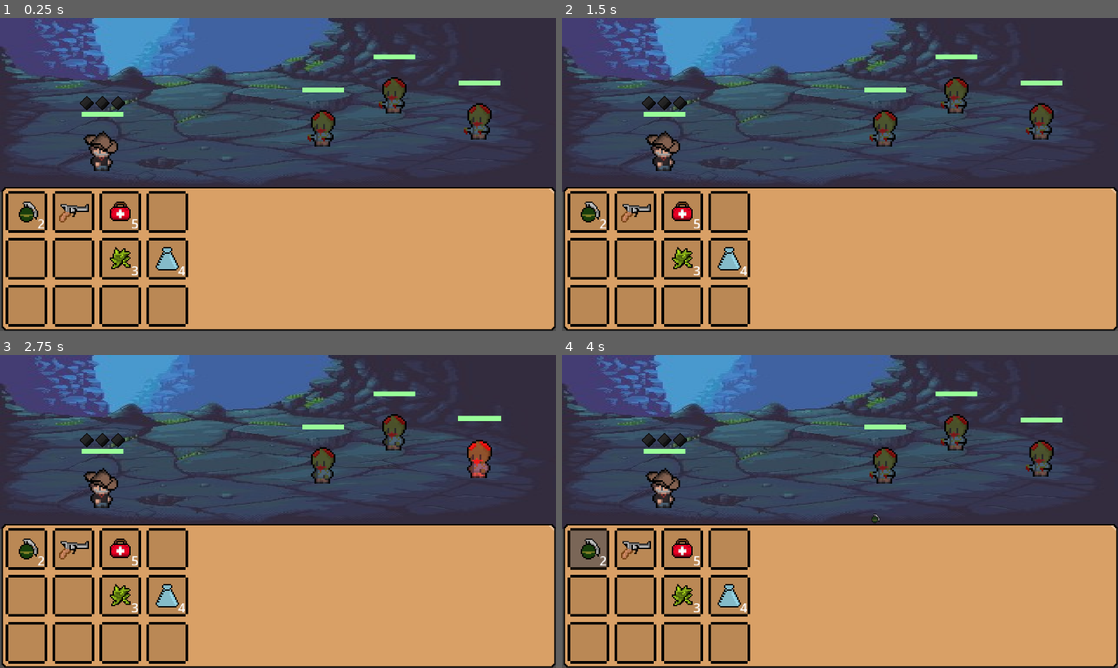
Above: before the commit, frames 1-4 (two rows, left to right).
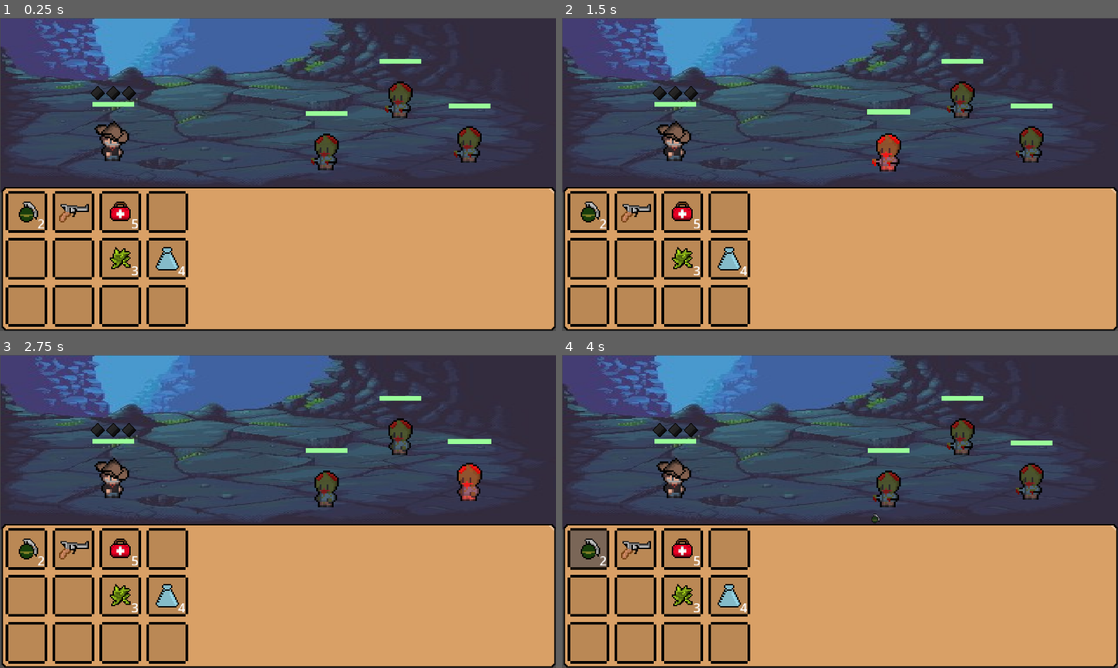
Above: after the commit, the same moments.

Repository: BernardoFioreze/DeadAgain
Game: Godot game, scene res://Scenes/Main.tscn
Two runs of this game, one before a commit and one after it. Both use one fixed random seed, a clock stepped at 60 frames per second and the inputs below.
Inputs (mouse positions are in pixels of both pictures, inside the frame that each line leads up to):
- Up to frame 1 (0.25 s): no input
- Up to frame 2 (1.5 s): drag from (662, 143) to (895, 105) at 0.52 s; tap Enter at 1.25 s; drag from (956, 86) to (812, 237) at 1.27 s
- Up to frame 3 (2.75 s): tap Space at 2 s; move the mouse to (478, 448) at 2.02 s; hold Ctrl from 2.03 s (still down); click (478, 448) at 2.17 s
- Up to frame 4 (4 s): release Ctrl at 2.75 s; tap Enter at 2.75 s; drag from (884, 455) to (673, 464) at 2.77 s; drag from (589, 549) to (867, 511) at 3.52 s

The runs differ from the first frame. In frame 1, 4.6% of the frame differs, in the area x 0-90%, y 0-51%; in frame 2, 4.7%; in frame 3, 4.6%; in frame 4, 4.6%.

Commit message:
Ajustada visualização nas cenas dos quartos

Diff:
--- a/Scenes/Rick.tscn
+++ b/Scenes/Rick.tscn
@@ -11,6 +11,7 @@
 height = 34.0
 
 [node name="Rick" type="CharacterBody2D"]
+scale = Vector2(4, 4)
 input_pickable = true
 script = ExtResource("1_dbut8")
 inventory = ExtResource("2_ncwlk")
--- a/Scenes/Rooms/Room1.tscn
+++ b/Scenes/Rooms/Room1.tscn
@@ -11,29 +11,26 @@
 next_room_path = "res://Scenes/Rooms/Room2.tscn"
 
 [node name="TextureRect" type="TextureRect" parent="."]
-offset_left = -160.0
-offset_top = -90.0
-offset_right = 160.0
-offset_bottom = 10.0
+offset_left = 1.0
+offset_top = 1.0
+offset_right = 1281.0
+offset_bottom = 401.0
 texture = ExtResource("2_fo1vw")
 expand_mode = 1
 metadata/_edit_use_anchors_ = true
 
 [node name="Rick" parent="." groups=["Character"] instance=ExtResource("3_j3utp")]
 z_index = 1
-position = Vector2(-101, -18)
+position = Vector2(261, 265)
 
 [node name="Zombie" parent="." instance=ExtResource("4_kdje2")]
 z_index = 1
-position = Vector2(67, -51)
+position = Vector2(922, 166)
 
 [node name="Zombie3" parent="." instance=ExtResource("4_kdje2")]
-position = Vector2(116, -36)
+position = Vector2(1081, 269)
 
 [node name="Zombie2" parent="." instance=ExtResource("4_kdje2")]
-position = Vector2(26, -32)
-
-[node name="Camera2D" type="Camera2D" parent="."]
-zoom = Vector2(4, 4)
+position = Vector2(752, 286)
 
 [node name="UI_Info" parent="." instance=ExtResource("5_4uh16")]
--- a/Scenes/Rooms/Room2.tscn
+++ b/Scenes/Rooms/Room2.tscn
@@ -11,23 +11,18 @@
 next_room_path = "res://Scenes/Rooms/Room1.tscn"
 
 [node name="TextureRect" type="TextureRect" parent="."]
-offset_left = -160.0
-offset_top = -90.0
-offset_right = 160.0
-offset_bottom = 10.0
+offset_right = 1280.0
+offset_bottom = 400.0
 texture = ExtResource("2_cuhup")
 expand_mode = 1
 
 [node name="Rick" parent="." groups=["Character"] instance=ExtResource("3_0lgib")]
-position = Vector2(-113, -26)
+position = Vector2(243, 237)
 
 [node name="Zombie" parent="." instance=ExtResource("4_ut3n5")]
-position = Vector2(21, -24)
+position = Vector2(839, 261)
 
 [node name="Zombie2" parent="." instance=ExtResource("4_ut3n5")]
-position = Vector2(110, -45)
-
-[node name="Camera2D" type="Camera2D" parent="."]
-zoom = Vector2(4, 4)
+position = Vector2(1088, 210)
 
 [node name="UI_Info" parent="." instance=ExtResource("5_7a7y1")]
--- a/Scenes/zombie.tscn
+++ b/Scenes/zombie.tscn
@@ -40,6 +40,7 @@
 height = 34.0
 
 [node name="Zombie" type="CharacterBody2D" groups=["Enemy", "zombies"]]
+scale = Vector2(4, 4)
 input_pickable = true
 script = ExtResource("1_n70j1")
 attack_force = 8
--- a/Scripts/rick.gd
+++ b/Scripts/rick.gd
@@ -65,11 +65,11 @@
 
 func _on_mouse_entered() -> void:
 	rick.modulate = Color(2,1,1,1)
-	scale = Vector2(1.05,1.05)
+	scale = Vector2(4.20,4.20)
 
 func _on_mouse_exited() -> void:
 	rick.modulate = Color(1,1,1,1)
-	scale = Vector2(1,1)
+	scale = Vector2(4,4)
 
 func collect(item):
 	inventory.insert(item)
--- a/Scripts/zombie.gd
+++ b/Scripts/zombie.gd
@@ -47,8 +47,8 @@
 
 func _on_mouse_entered() -> void:
 	zombie.modulate = Color(2,1,1,1)
-	scale = Vector2(1.05,1.05)
+	scale = Vector2(4.20,4.20)
 
 func _on_mouse_exited() -> void:
 	zombie.modulate = Color(1,1,1,1)
-	scale = Vector2(1,1)
+	scale = Vector2(4,4)
